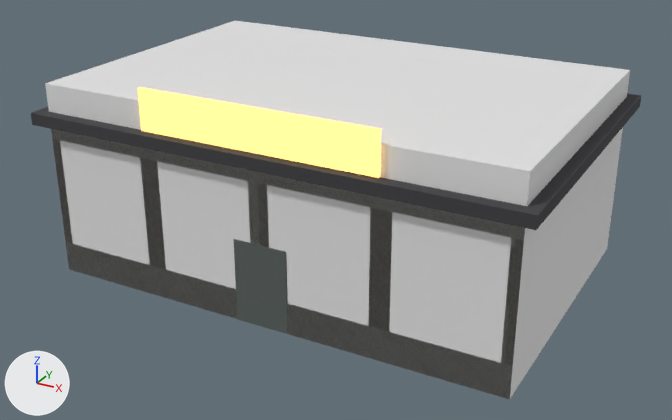
Renders of the glTF model models/city/buildings/shop_pavilion.glb from each side of a commit.
Before and after are seen from a camera (50 mm lens) standing at (10.56, -19.65, 11.2) and looking at (0.03, -0.51, 1.63). The lights are fixed; the arrows at lower left show +X, +Y and +Z. The first picture is the older version. Where no turn or scale is listed for an object, it has been applied to the vertices. Vertices at exactly the same position are counted once.

Names of what the first picture shows: 'door', 'roof', 'shop_pavilion-col', 'shopfront', 'sign_board'.
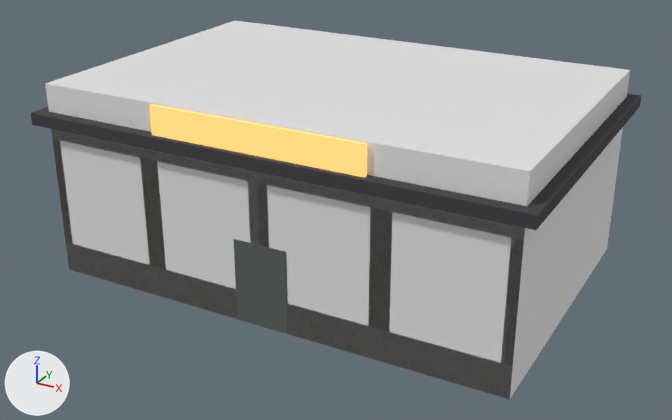
What differs and where, as boxes [x1, y1, x2, y2] in the pictures (672 x 420 px):
'sign_board', recoloured, surface changed, moved, rescaled (10% narrower, 18% shorter)
    before: [137, 87, 381, 178]
    after: [149, 104, 368, 178]

The edits, one by one:
In material 'cafe_sign' (mat_cafe_sign), emission_color goes from (1.0, 0.6, 0.2) (orange #ffcb7c) to (0.8, 0.48, 0.16) (orange #e7b86f).
In material 'cafe_sign' (mat_cafe_sign), emission_strength goes from 1.5 to 1.0.
me_sign_board is used by ob_sign_board; location (0.0, -4.12, 4.85).
me_sign_board had 8 vertices, 12 faces and spanned x -3.0..3.0, y -0.05..0.05, z -0.5..0.5.
me_sign_board now has 8 vertices, 12 faces and spans x -2.7..2.7, y -0.05..0.05, z -0.35..0.35.
me_sign_board part 1: the whole mesh is scaled about its middle by (0.9, 1, 0.7).
Object 'sign_board' (ob_sign_board) moves from (0.0, -4.12, 4.85) to (0.0, -4.12, 4.65).
